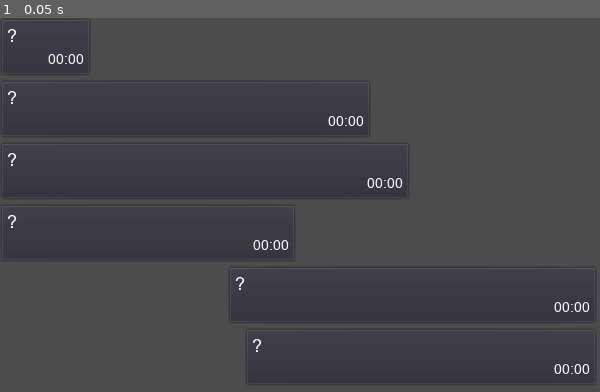
Above: before the commit, frame 1.
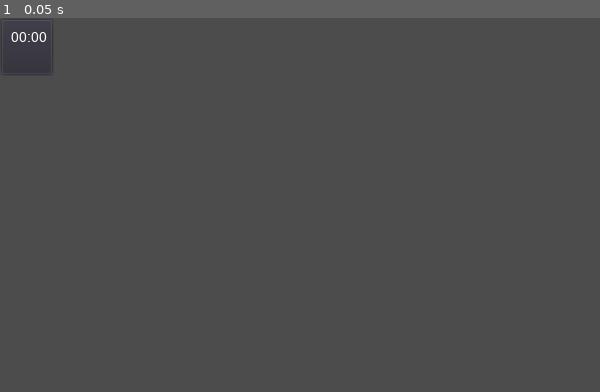
Above: after the commit, the same moment.

Repository: LeshaLukash/The-Chat-Prototype
Game: Godot game, scene res://message.tscn
The game is run twice, just before and just after one commit, with the same random seed, the same clock (stepped at 60 frames per second) and the same inputs. Before the commit the project starts from res://main.tscn.
Inputs:
- Up to frame 1 (0.05 s): no input

The runs differ from the first frame. In frame 1, 0.6% of the frame differs, in the area x 1-99%, y 0-96%.

Commit message:
Message
Временно сломал функционал переноса текста сообщений пословно, упрощаю его и избавляю от багов. Переписал алгоритм определения самой длинной строки, сделав его проще и понятнее

Diff:
--- a/main.tscn
+++ b/main.tscn
@@ -9,83 +9,36 @@
 theme = ExtResource( 1 )
 
 [node name="VScrollBar" type="ScrollContainer" parent="."]
-margin_right = 597.0
-margin_bottom = 800.0
+anchor_right = 1.0
+anchor_bottom = 1.0
+scroll_horizontal_enabled = false
 
 [node name="VBoxContainer" type="VBoxContainer" parent="VScrollBar"]
-margin_right = 597.0
-margin_bottom = 412.0
+margin_right = 600.0
+margin_bottom = 204.0
 size_flags_horizontal = 3
 
-[node name="MarginContainer" type="MarginContainer" parent="VScrollBar/VBoxContainer"]
-margin_right = 597.0
-margin_bottom = 58.0
-custom_constants/margin_right = 506
+[node name="Message" parent="VScrollBar/VBoxContainer" instance=ExtResource( 2 )]
+margin_right = 600.0
+rect_min_size = Vector2( 122, 58 )
+custom_constants/margin_right = 393
+message_text = "текст настраиваем збс"
+message_time = "09:56"
+is_edited = true
 
-[node name="Message" parent="VScrollBar/VBoxContainer/MarginContainer" instance=ExtResource( 2 )]
-margin_right = 91.0
-message_text = "ебалово!"
+[node name="Message2" parent="VScrollBar/VBoxContainer" instance=ExtResource( 2 )]
+margin_top = 62.0
+margin_right = 600.0
+margin_bottom = 142.0
+custom_constants/margin_right = 247
+message_text = "но теперь было бы балдёжно научиться
+считать маржу сообщений, иначе..."
+message_time = "10:23"
 
-[node name="MarginContainer2" type="MarginContainer" parent="VScrollBar/VBoxContainer"]
-margin_top = 62.0
-margin_right = 597.0
-margin_bottom = 120.0
-custom_constants/margin_right = 226
-
-[node name="Message2" parent="VScrollBar/VBoxContainer/MarginContainer2" instance=ExtResource( 2 )]
-margin_right = 371.0
-size_flags_horizontal = 3
-size_flags_vertical = 3
-message_text = "ёбаный врот этого кащино бля это пиздес"
-
-[node name="MarginContainer3" type="MarginContainer" parent="VScrollBar/VBoxContainer"]
-margin_top = 124.0
-margin_right = 597.0
+[node name="Message3" parent="VScrollBar/VBoxContainer" instance=ExtResource( 2 )]
+margin_top = 146.0
+margin_right = 600.0
 margin_bottom = 204.0
-custom_constants/margin_right = 187
-
-[node name="Message2" parent="VScrollBar/VBoxContainer/MarginContainer3" instance=ExtResource( 2 )]
-margin_right = 410.0
-margin_bottom = 80.0
-size_flags_horizontal = 3
-size_flags_vertical = 3
-message_text = "нужно маржевые контейнеры вручнуб править
-иначе никак"
-
-[node name="MarginContainer4" type="MarginContainer" parent="VScrollBar/VBoxContainer"]
-margin_top = 208.0
-margin_right = 597.0
-margin_bottom = 266.0
-custom_constants/margin_right = 301
-
-[node name="Message2" parent="VScrollBar/VBoxContainer/MarginContainer4" instance=ExtResource( 2 )]
-margin_right = 296.0
-size_flags_horizontal = 3
-size_flags_vertical = 3
-message_text = "но хотя бы так, решение найдено"
-
-[node name="MarginContainer5" type="MarginContainer" parent="VScrollBar/VBoxContainer"]
-margin_top = 270.0
-margin_right = 597.0
-margin_bottom = 328.0
-custom_constants/margin_left = 228
-
-[node name="Message2" parent="VScrollBar/VBoxContainer/MarginContainer5" instance=ExtResource( 2 )]
-margin_left = 228.0
-margin_right = 597.0
-size_flags_vertical = 3
-message_text = "но как реализовывать ответные реплики?"
-
-[node name="MarginContainer6" type="MarginContainer" parent="VScrollBar/VBoxContainer"]
-margin_top = 332.0
-margin_right = 597.0
-margin_bottom = 412.0
-custom_constants/margin_left = 245
-
-[node name="Message2" parent="VScrollBar/VBoxContainer/MarginContainer6" instance=ExtResource( 2 )]
-margin_left = 245.0
-margin_right = 597.0
-margin_bottom = 80.0
-size_flags_vertical = 3
-message_text = "угу, крутя ползунки маржин редактора в
-другую сторону, понял"
+custom_constants/margin_right = 234
+message_text = "иначе придётся править размеры самому"
+message_time = "10:23"
--- a/message.gd
+++ b/message.gd
@@ -1,13 +1,15 @@
 tool
-extends PanelContainer
+extends MarginContainer
 
 # СООБЩЕНИЕ
 # Облачко с текстом сообщения
 
-const MESSAGE_MIN_SIZE_EMPTY := Vector2(54, 58)			# Мин. размер пустого сообщения без пометки
-const MESSAGE_MIN_SIZE_EDITED_EMPTY := Vector2(122, 58)	# Мин. размер пустого сообщения с пометкой
-const STRING_MAX_LENGTH := 400
+const MIN_SIZE_EMPTY := Vector2(54, 58)			# Мин. размер пустого сообщения без пометки
+const MIN_SIZE_EDITED_EMPTY := Vector2(122, 58)	# Мин. размер пустого сообщения с пометкой
+const LINE_MAX_LENGTH := 400
 const PANEL_ALIGN := 14
+const TIME_TAGS_START := "[right][font=fonts/arial_time.tres]"
+const TIME_TAGS_END := "[/font][/right]"
 
 export (DynamicFont) var message_font = preload("res://fonts/arial.tres")
 export (DynamicFont) var message_time_font = preload("res://fonts/arial_time.tres")
@@ -15,55 +17,28 @@
 export (String) var message_time = "00:00" setget set_message_time		# Время отправки
 export (bool) var is_edited = false setget set_edited	# Пометка сообщения "изменено"
 
+
 # Обновить текст/время сообщения, его размеры
 func update_message() -> void:
-	var time_formatted: String = message_time
-	var time_tags_start := "[right][font=fonts/arial_time.tres]"
-	var time_tags_end := "[/font][/right]"
-
-	# Сбрасываем мин. размер сообщения при изменении поля is_edited
-	# А также задаём приписку "изменено"
-	if is_edited:
-		rect_min_size = MESSAGE_MIN_SIZE_EDITED_EMPTY
-		time_formatted += ", изменено"
-	else:
-		rect_min_size = MESSAGE_MIN_SIZE_EMPTY
+	get_longest_text_line(message_text)
 
 	# Подгоняем размеры сообщения под размеры текста (самой длинной строки)
 	if message_text.empty():
 		rect_size = rect_min_size
 	else:
-		# rect_size.y не трогаем, т.к. его размеры меняет сам RichTextLabel
-		rect_size.x = get_string_pixel_length(get_longest_text_line(message_text)) + PANEL_ALIGN
+		rect_size.x = get_line_pixel_length(message_text) + PANEL_ALIGN # rect_size.y меняет сам RichTextLabel
+
 	# Записываем текст и время в поле сообщения
-	$Text.bbcode_text = message_text + time_tags_start + time_formatted + time_tags_end
+	$Panel/Text.bbcode_text = message_text + TIME_TAGS_START + message_time + TIME_TAGS_END
 
 
 # Проверка, есть ли в сообщении строки, которые превышают максимальную длину
-func is_containing_too_long_lines(text: String) -> bool:
-	return get_string_pixel_length(get_longest_text_line(text)) > STRING_MAX_LENGTH
-
-
-# Вычленяем из длинной строки подстроку, после которой нужно поставить перенос
-func find_break_pos_substr(line: String) -> String:
-	var result: String = ""
-	var line_split = line.split(" ")
-	var i := 0
-
-	if get_string_pixel_length(line_split[i]) > STRING_MAX_LENGTH:
-		result = line_split[i]
-		while get_string_pixel_length(result) > STRING_MAX_LENGTH:
-			result = result.substr(0, result.length() - 1)
-	else:
-		while get_string_pixel_length(result + line_split[i]) <= STRING_MAX_LENGTH:
-			result += line_split[i] + " "
-			i += 1
-
-	return result
+func contains_long_lines(text: String) -> bool:
+	return get_line_pixel_length(get_longest_text_line(text)) > LINE_MAX_LENGTH
 
 
 # Получить длину строки в пикселях, относительно заданого шрифта
-func get_string_pixel_length(string: String) -> float:
+func get_line_pixel_length(string: String) -> float:
 	return message_font.get_string_size(string).x
 
 
@@ -74,83 +49,39 @@
 
 # Получить самую длинную строку в сообщении
 func get_longest_text_line(text: String) -> String:
-	var lines_amount: int = get_lines_count(text)
-	if lines_amount == 1:
+	if get_lines_count(text) == 1:
 		return text
 
-	# Ищем переносы в сообщении, выбираем между ними строки, сравниваем
-	var longest_line := ""			# Самая длинная строка сообщения
-	var prev_line_break_pos := 0	# Номер предыдущего переноса
-	var next_line_break_pos := 0	# Номер следующего переноса
-	var substr_length := 0 			# Длина подстроки
-	var test_line: String			# Строка, которая проверяется
+	var text_lines: PoolStringArray = text.split('\n')
+	var text_lines_sizes: Array = []
 
-	# Перебираем строки
-	for i in lines_amount:
-		next_line_break_pos = text.find('\n', prev_line_break_pos) # Находим следующий перенос строки, \n
-		substr_length = next_line_break_pos - prev_line_break_pos  # Длина строки равна разнице между следующим и предыдущим переносами строки
+	# Заполняем массив значениями длин строк исходного текста
+	for line in text_lines:
+		text_lines_sizes.append(line.length())
 
-		if substr_length < 0: # длина подстроки меньше нуля - строка последняя
-			test_line = text.substr(prev_line_break_pos) # строка последняя, считываем до конца
-		else:
-			test_line = text.substr(prev_line_break_pos, substr_length) # Возвращается строка, не включающая последний символ номером substr_length!
+	var text_line_long_idx: int = text_lines_sizes.find(text_lines_sizes.max()) # Индекс первой самой длинной строки
 
-		if longest_line.length() <= test_line.length():
-			longest_line = test_line
-
-		prev_line_break_pos = next_line_break_pos + 1 	# на единицу больше, т.к. next_line_break_pos хотим искать мимо предыдущего prev_line_break_pos
-														# иначе при поиске будет находить сноску под номером prev_line_break_pos
-	print("longest line: " + longest_line)
-	return longest_line
-
-
-# Удалить по краям строк пробелы, возникшие после её переноса
-func clean_start_spaces(text: String) -> String:
-	var prev_line_break_pos := 0	# Номер предыдущего переноса
-	var next_line_break_pos := 0	# Номер следующего переноса
-	var substr_length := 0 			# Длина подстроки
-	var test_line: String			# Тестовая строка
-	var cleaned_line: String		# Тестовая строка без пробела в начале
-
-	for i in get_lines_count(text):
-		next_line_break_pos = text.find('\n', prev_line_break_pos) # Находим следующий перенос строки, \n
-		substr_length = next_line_break_pos - prev_line_break_pos  # Длина строки равна разнице между следующим и предыдущим переносами строки
-
-		if substr_length < 0: # длина подстроки меньше нуля - строка последняя
-			test_line = text.substr(prev_line_break_pos) # строка последняя, считываем до конца
-		else:
-			test_line = text.substr(prev_line_break_pos, substr_length) # Возвращается строка, не включающая последний символ номером substr_length!
-
-		prev_line_break_pos = next_line_break_pos + 1 	# на единицу больше, т.к. next_line_break_pos хотим искать мимо предыдущего prev_line_break_pos
-														# иначе при поиске будет находить сноску под номером prev_line_break_pos
-
-		# Удаляем по краям каждой строки пробелы, если они есть
-		cleaned_line = test_line.trim_prefix(" ")
-		cleaned_line = cleaned_line.trim_suffix(" ")
-		text = text.replace(test_line, cleaned_line)
-	return text
+	var result: String = text_lines[text_line_long_idx]
+	return result
 
 
 func set_message_text(value: String):
-	# Расстановка переносов в строках, превышающих максимальную длину
-	while is_containing_too_long_lines(value):
-		var string_to_break: String = find_break_pos_substr(get_longest_text_line(value))
-		# Позиция, куда ставить перенос = начало строки, где нужен перенос + её длина
-		var pos_inser_break: int = value.find(string_to_break) + string_to_break.length()
-		value = value.insert(pos_inser_break, '\n')
-
-	message_text = clean_start_spaces(value)
-	if Engine.is_editor_hint():
-		update_message()
+	message_text = value
+	update_message()
 
 
 func set_message_time(value: String):
+	if is_edited:
+		value += ", изменено"
+
 	message_time = value
-	if Engine.is_editor_hint():
-		update_message()
+	update_message()
 
 
 func set_edited(value: bool):
 	is_edited = value
-	if Engine.is_editor_hint():
-		update_message()
+	if is_edited:
+		rect_min_size = MIN_SIZE_EDITED_EMPTY
+	else:
+		rect_min_size = MIN_SIZE_EMPTY
+	update_message()
--- a/message.tscn
+++ b/message.tscn
@@ -3,25 +3,29 @@
 [ext_resource path="res://theme.tres" type="Theme" id=1]
 [ext_resource path="res://message.gd" type="Script" id=2]
 
-[node name="Message" type="PanelContainer"]
+[node name="Message" type="MarginContainer"]
+margin_right = 54.0
+margin_bottom = 58.0
+rect_min_size = Vector2( 54, 58 )
+rect_pivot_offset = Vector2( -513, -236 )
+script = ExtResource( 2 )
+
+[node name="Panel" type="PanelContainer" parent="."]
 margin_right = 54.0
 margin_bottom = 58.0
 rect_min_size = Vector2( 54, 58 )
 theme = ExtResource( 1 )
-script = ExtResource( 2 )
-message_text = "?"
 
-[node name="Text" type="RichTextLabel" parent="."]
+[node name="Text" type="RichTextLabel" parent="Panel"]
 margin_left = 7.0
 margin_top = 7.0
 margin_right = 47.0
 margin_bottom = 51.0
-rect_min_size = Vector2( 40, 44 )
 rect_clip_content = false
 focus_mode = 2
 bbcode_enabled = true
-bbcode_text = "?[right][font=fonts/arial_time.tres]00:00[/font][/right]"
-text = "?00:00"
+bbcode_text = "[right][font=fonts/arial_time.tres]00:00[/font][/right]"
+text = "00:00"
 fit_content_height = true
 scroll_active = false
 selection_enabled = true
--- a/project.godot
+++ b/project.godot
@@ -11,7 +11,7 @@
 [application]
 
 config/name="The Chat Prototype"
-run/main_scene="res://main.tscn"
+run/main_scene="res://message.tscn"
 config/icon="res://icon.png"
 
 [display]
